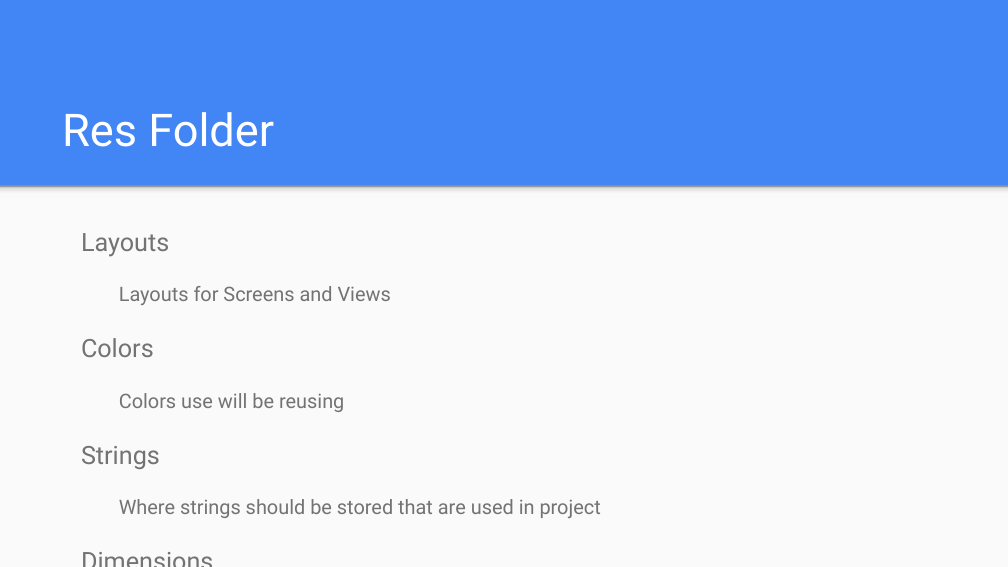
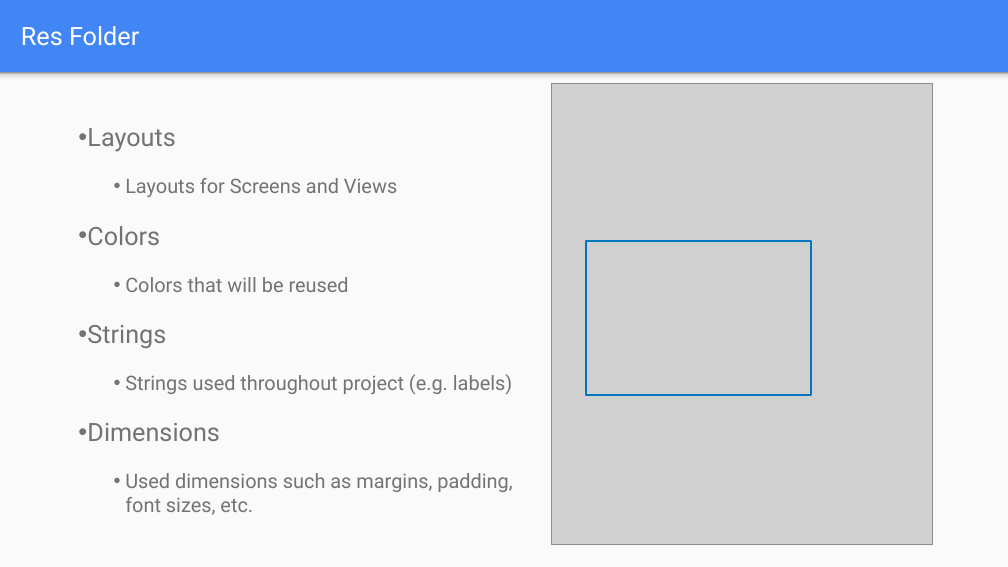
Before and after one commit to git-mad/website, a slide deck: slide 13 of guides/presentations/Basics.pptx (slide 9 before the commit). Drawn at 1008x567 pixels with LibreOffice and Linux fonts; fonts in the diff are those of the drawing; grey boxes stand for pictures. Boxes give left, top, right and bottom in pixels: in the first picture for what was removed or moved away, otherwise in the second. Text is boxed around its words. In the diff, an @@ line names an element or a change of style, - is before the commit and + after.

```diff
--- a/guides/presentations/Basics.pptx
+++ b/guides/presentations/Basics.pptx
@@ title "Res Folder": place and size @@
-title "Res Folder" at [62,112,274,147]
+title "Res Folder" at [21,26,139,46]
@@ title "Res Folder" at [21,26,139,46]: size 43 to 24 pt; vertical alignment bottom to middle @@
@@ rectangle: place and size @@
-rectangle at [0,186,1008,567]
+rectangle at [0,73,1008,567]
@@ rectangle: place and size @@
-rectangle at [0,186,1008,198]
+rectangle at [0,73,1008,85]
@@ picture added at [551,84,932,545] @@
@@ text "Layouts": place and size @@
-text "Layouts" at [81,233,601,518]
+text "Layouts" at [87,128,512,515]
@@ text at [87,128,512,515]: bullet none to •; line spacing 1.15 to 1 @@
@@ rectangle added at [586,241,811,395], outline #0277BD 2 pt @@
@@ text at [125,277,349,292]: text changed @@
-  Colors use will be reusing
+  • Colors that will be reused
@@ text at [125,374,512,394]: text changed @@
-  Where strings should be stored that are used in project
+  • Strings used throughout project (e.g. labels)
```
Also in this commit, not shown: 9 other slides changed, 7 slides added, 3 slides removed, 2 other files.
